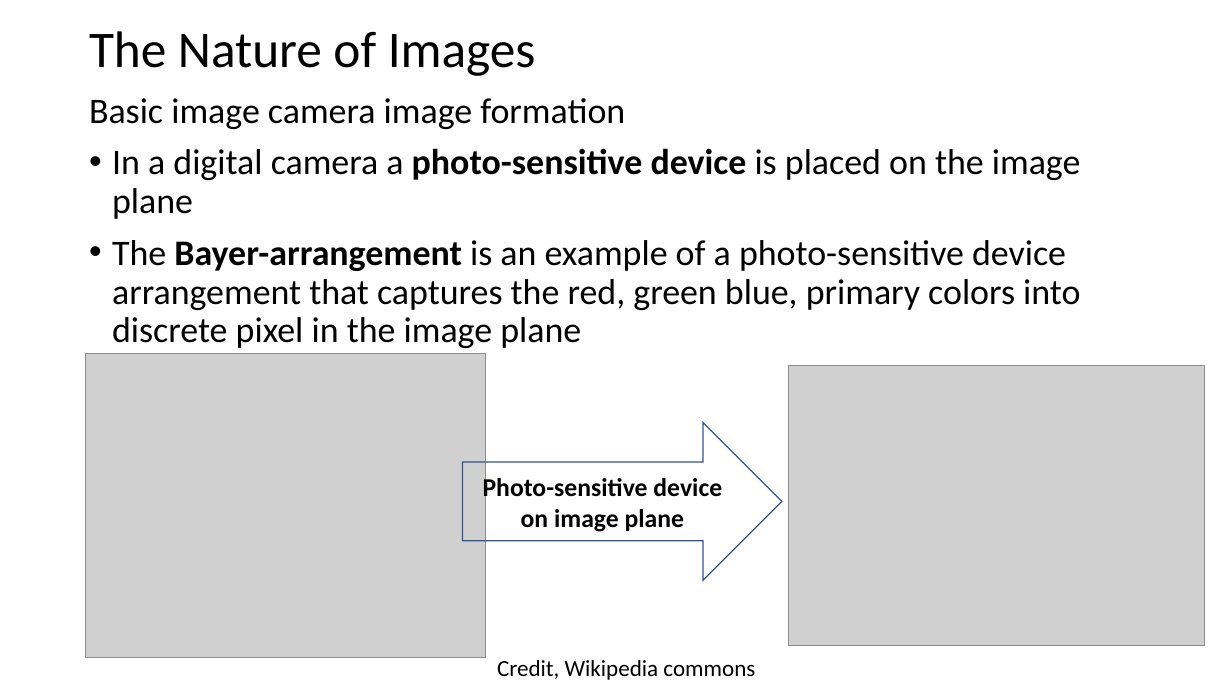
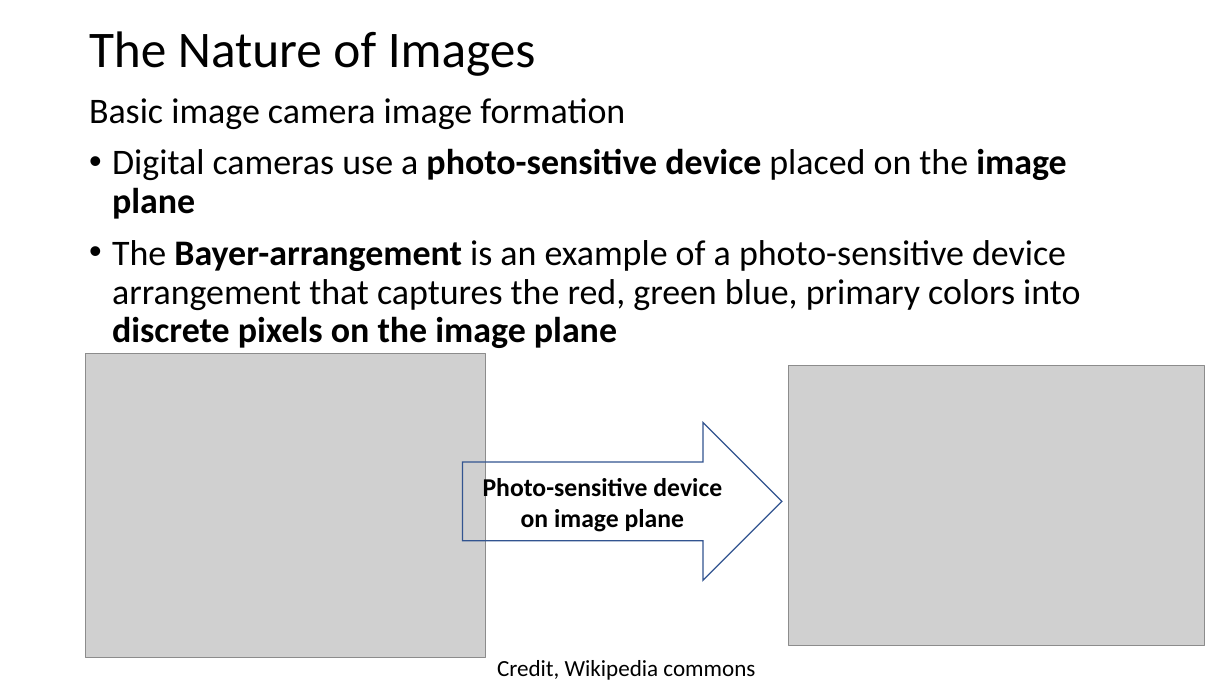
Before and after one commit to StephenElston/CSCI-E25, a slide deck: slide 21 of Slides/1_Introduction.pptx. Drawn at 1232x693 pixels with LibreOffice and Linux fonts; fonts in the diff are those of the drawing; grey boxes stand for pictures. Boxes give left, top, right and bottom in pixels: in the first picture for what was removed or moved away, otherwise in the second. Text is boxed around its words. In the diff, an @@ line names an element or a change of style, - is before the commit and + after.

```diff
--- a/Slides/1_Introduction.pptx
+++ b/Slides/1_Introduction.pptx
@@ text at bbox=[112, 148, 1080, 348]: text changed @@
-• In a digital camera a photo-sensitive device is placed on the image plane
-• The Bayer-arrangement is an example of a photo-sensitive device arrangement that captures the red, green blue, primary colors into discrete pixel in the image plane
+• Digital cameras use a photo-sensitive device placed on the image plane
+• The Bayer-arrangement is an example of a photo-sensitive device arrangement that captures the red, green blue, primary colors into discrete pixels on the image plane
```
Also in this commit, not shown: 24 other slides changed.
